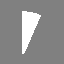
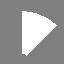
Layer changes from the first 64 × 64 image to the second:
added layer "Layer 2" above "Layer 1" over bbox(24, 16, 57, 56)
